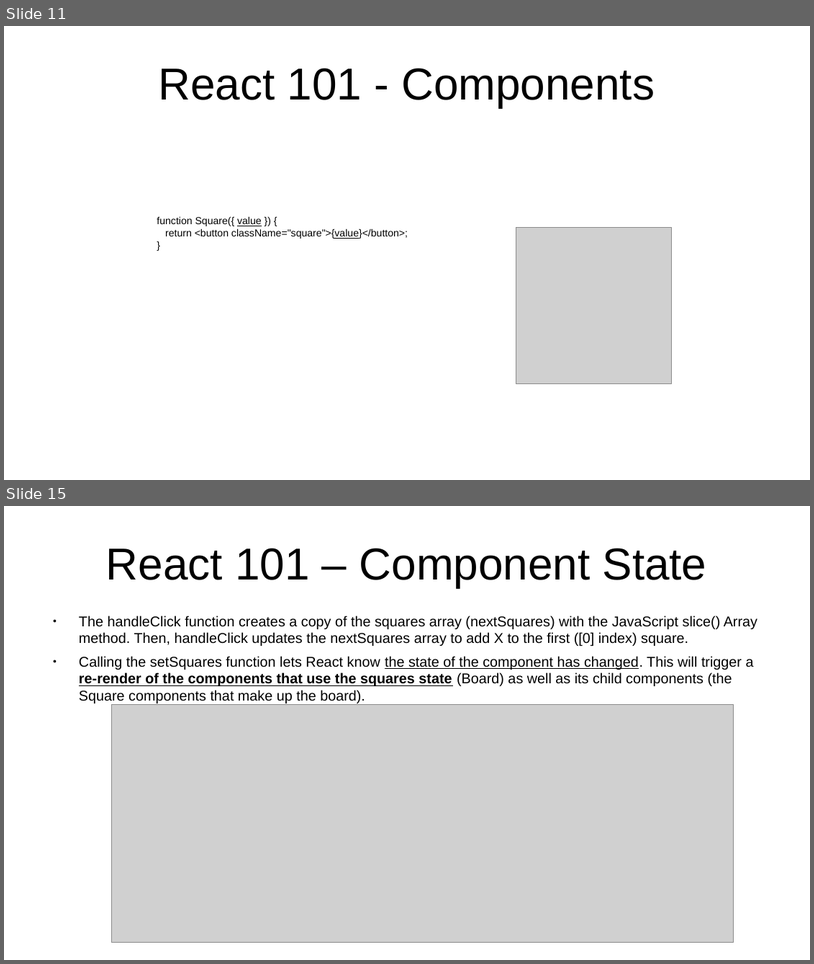
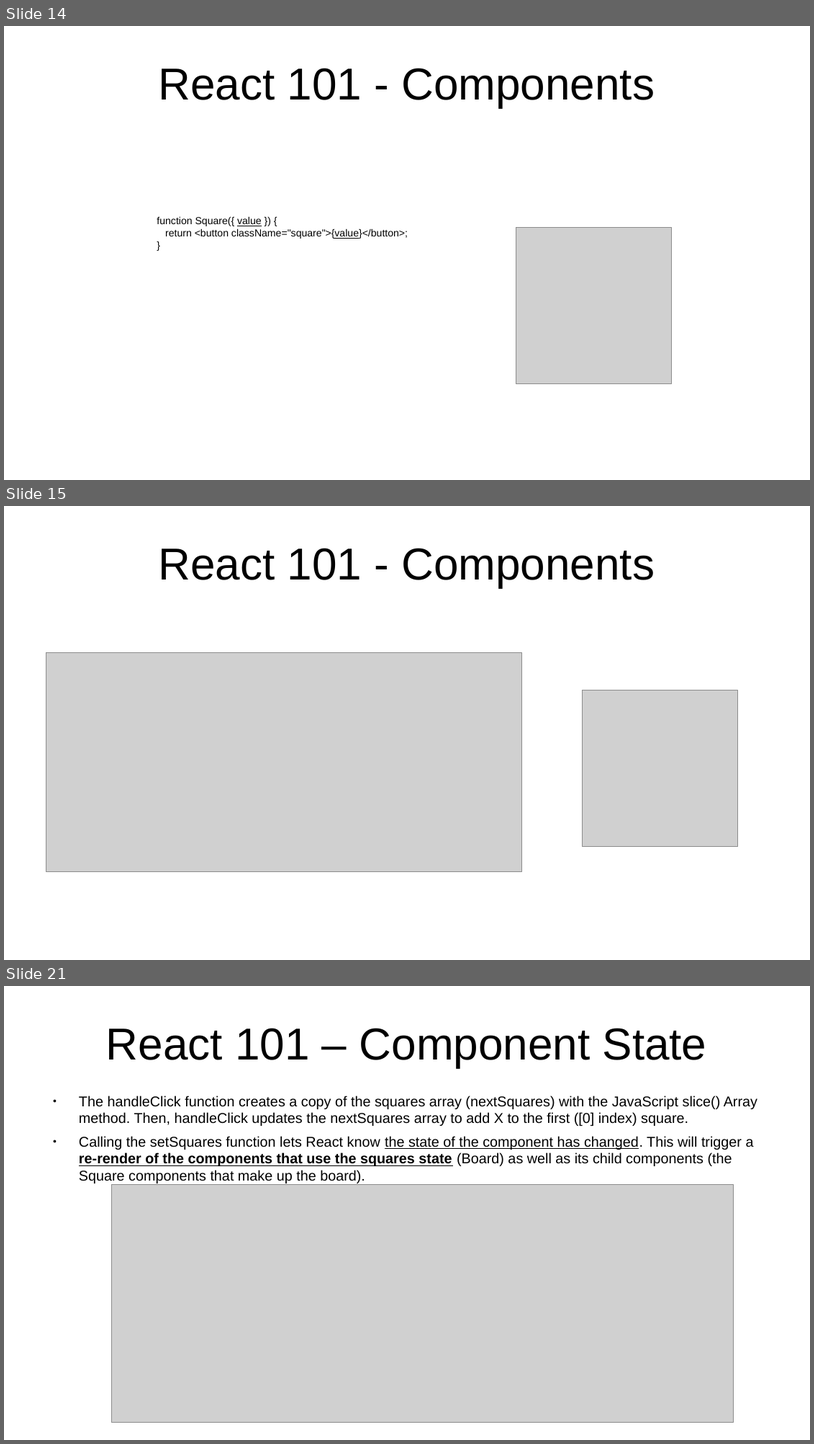
Before and after one commit to marcus-yeagle/react-tutorial, a slide deck: React 101.pptx. Shown one above the other, each under a label of ours: slides 11 and 15 before the commit, slides 14, 15 and 21 after it; the slides between them are not shown. The pictures are 814x964 and 814x1444 pixels, drawn with LibreOffice and Linux fonts; fonts in the diff are those of the drawing; grey boxes stand for pictures. Boxes give left, top, right and bottom in pixels: in the first picture for what was removed or moved away, otherwise in the second. Text is boxed around its words. In the diff, an @@ line names an element or a change of style, - is before the commit and + after.

```diff
--- a/React 101.pptx
+++ b/React 101.pptx
@@ slide 15 added at <box>4,506,810,960</box>, background #FFFFFF @@
@@ title added at <box>159,548,655,587</box>, 44 pt, text #000000 @@
+React 101 - Components
@@ picture added at <box>46,652,522,872</box> @@
@@ picture added at <box>583,690,738,847</box> @@
@@ what was slide 11 is now slide 14 @@
@@ what was slide 15 is now slide 21 @@
```
Also in this commit, not shown: 7 slides changed, 11 other slides added, 1 slide removed, 2 other files.
